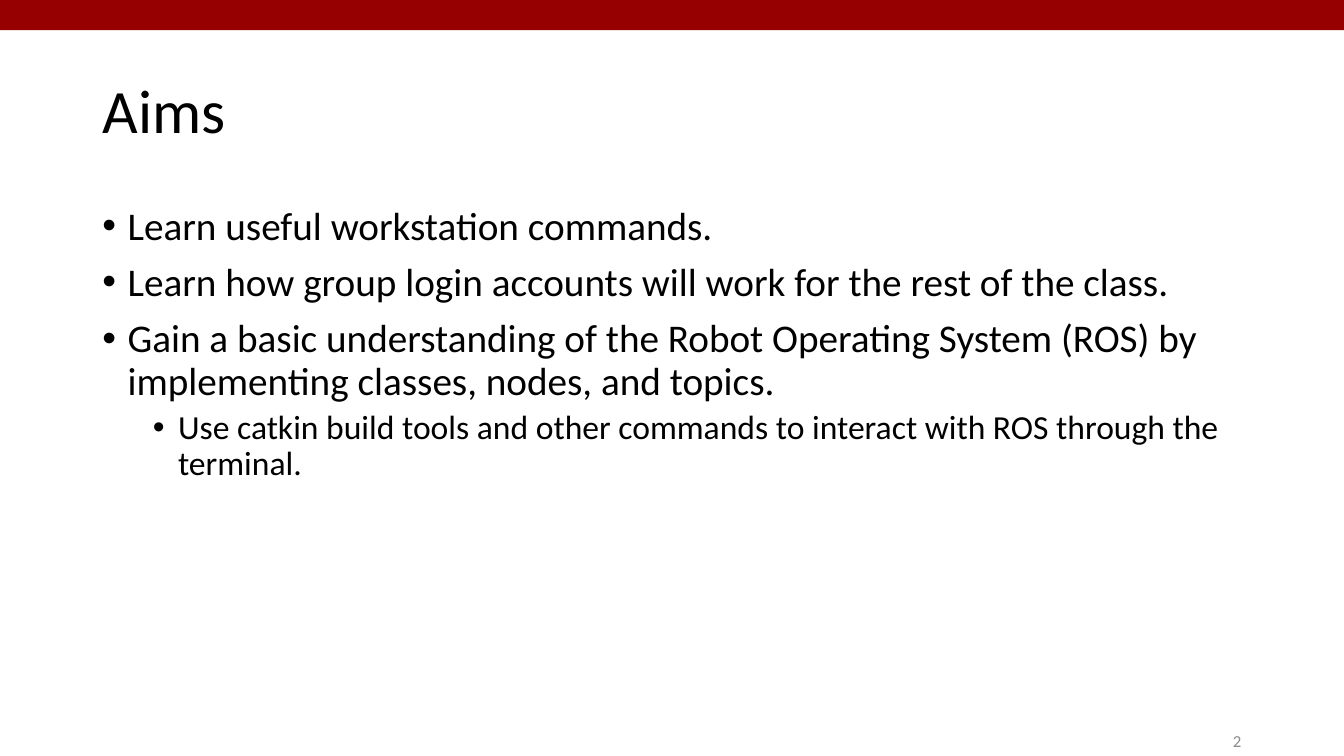
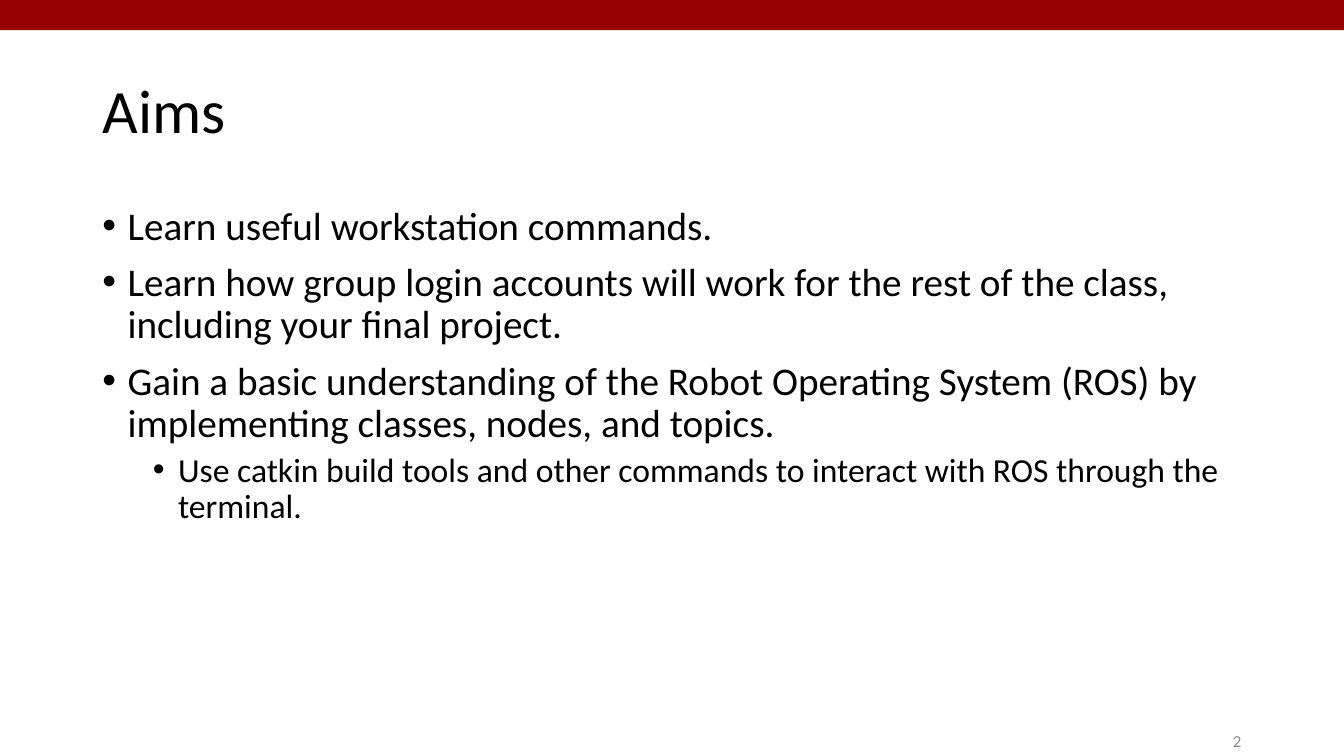
Before and after one commit to pol-francesch/AA274A_SECTIONS, a slide deck: slide 2 of s2/slides/s2.pptx. Drawn at 1344x756 pixels with LibreOffice and Linux fonts; fonts in the diff are those of the drawing. Boxes give left, top, right and bottom in pixels: in the first picture for what was removed or moved away, otherwise in the second. Text is boxed around its words. In the diff, an @@ line names an element or a change of style, - is before the commit and + after.

```diff
--- a/s2/slides/s2.pptx
+++ b/s2/slides/s2.pptx
@@ text at [128, 268, 1168, 345]: text changed @@
-• Learn how group login accounts will work for the rest of the class.
+• Learn how group login accounts will work for the rest of the class, including your final project.
```
Also in this commit, not shown: 1 other slide changed, 1 other file.
